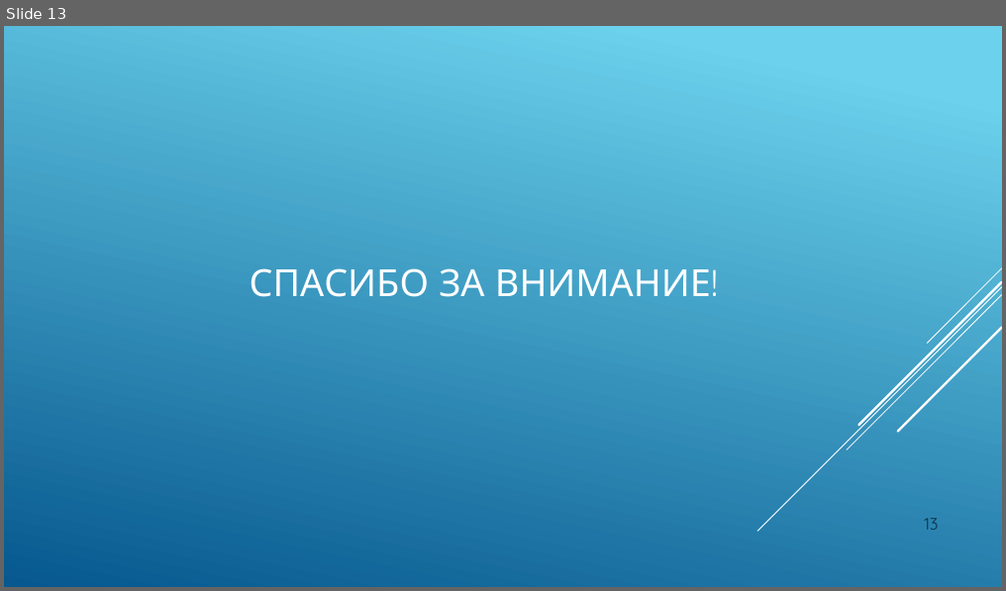
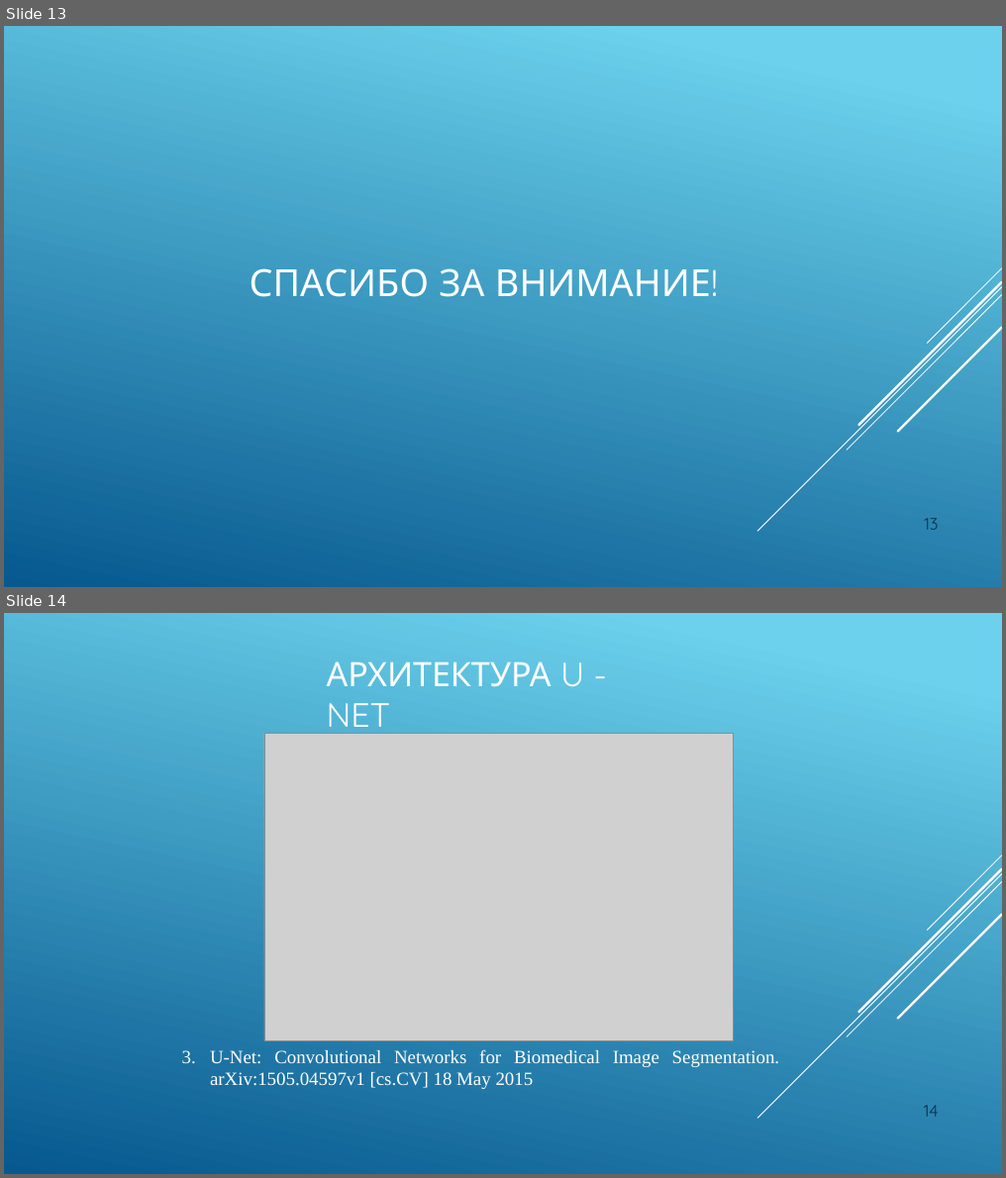
Before and after one commit to JacKira/Airbus_ship_detection, a slide deck: Отчет/ВКР презентация.pptx. Shown one above the other, each under a label of ours: slide 13 before the commit, slides 13 and 14 after it. The pictures are 1006x591 and 1006x1178 pixels, drawn with LibreOffice and Linux fonts; fonts in the diff are those of the drawing; grey boxes stand for pictures. Boxes give left, top, right and bottom in pixels: in the first picture for what was removed or moved away, otherwise in the second. Text is boxed around its words. In the diff, an @@ line names an element or a change of style, - is before the commit and + after.

```diff
--- a/Отчет/ВКР презентация.pptx
+++ b/Отчет/ВКР презентация.pptx
@@ slide 14 added at [4,613,1002,1174], background gradient #6ED2EB to #06588E; not listed: 5 template elements that a slide beside it also shows @@
@@ title added at [327,662,584,737], 32.4 pt, text #FFFFFF @@
+АРХИТЕКТУРА U - NET
@@ picture added at [264,733,734,1042] @@
@@ text added at [210,1050,780,1089], 18 pt, text #FFFFFF @@
+3. U-Net: Convolutional Networks for Biomedical Image Segmentation. arXiv:1505.04597v1 [cs.CV] 18 May 2015
@@ page number added at [924,1105,939,1117], 16 pt, text #0A304A @@
+14
```
Also in this commit, not shown: 8 slides changed, 3 other slides added, 1 other file.
